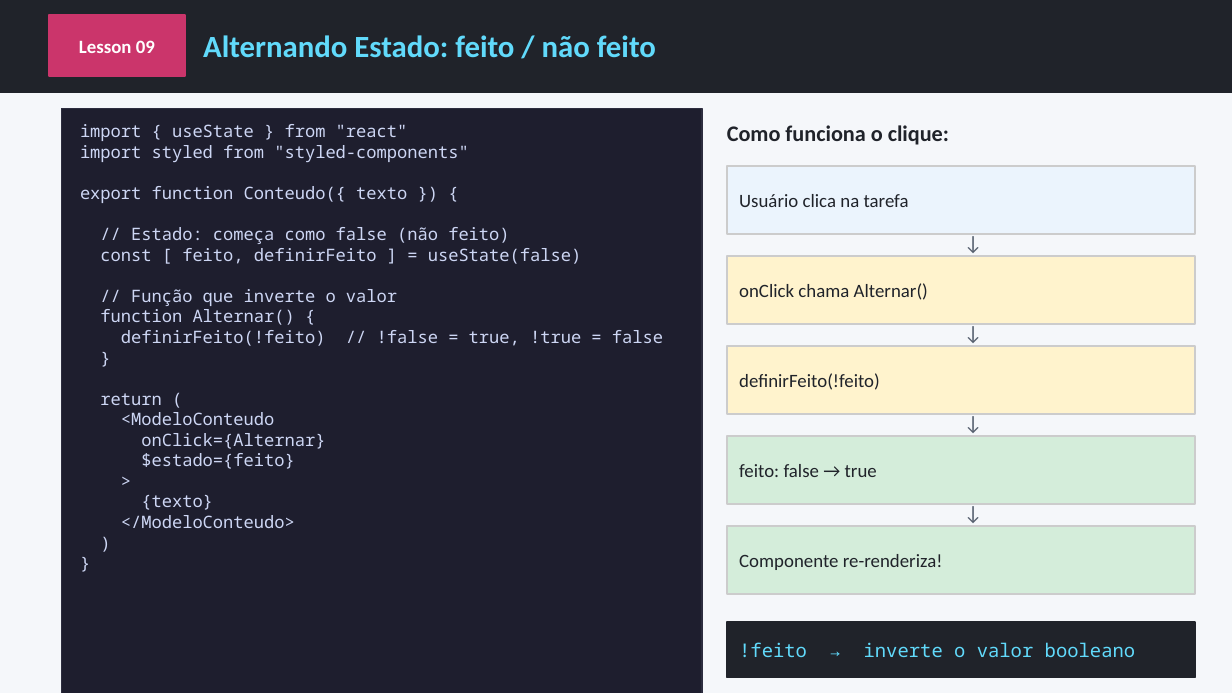
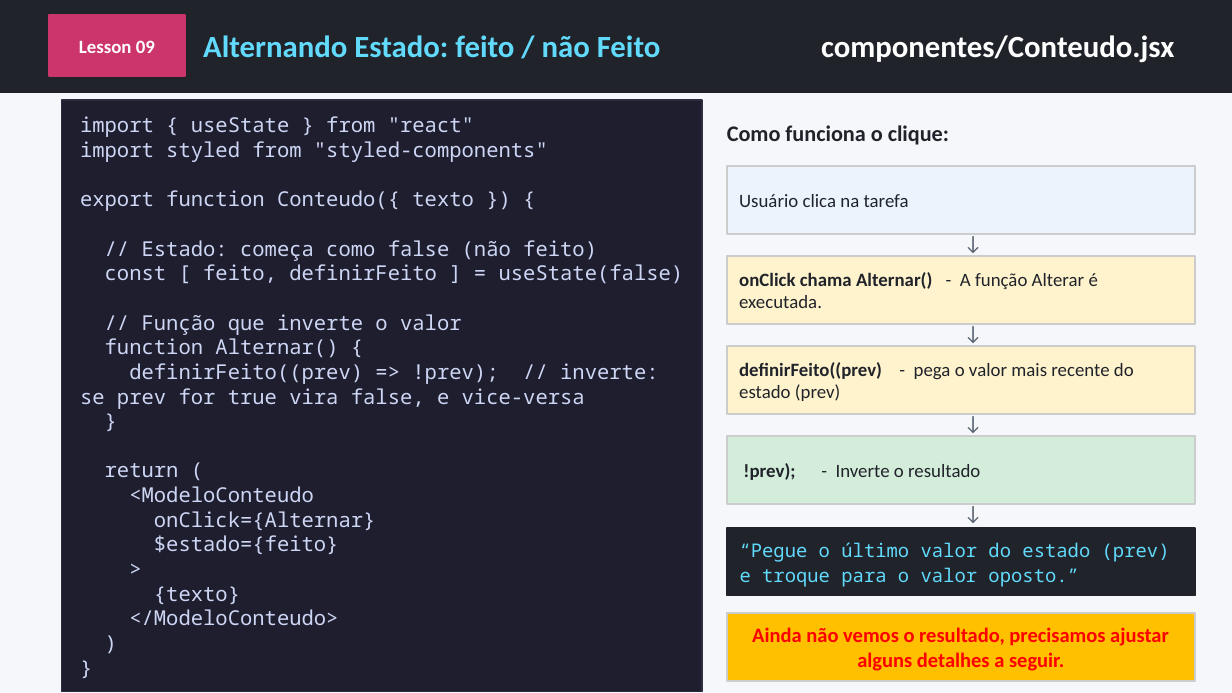
Before and after one commit to AlunosSuper/aula3React, a slide deck: slide 14 of react-aula3.pptx (slide 13 before the commit). Drawn at 1232x693 pixels with LibreOffice and Linux fonts; fonts in the diff are those of the drawing. Boxes give left, top, right and bottom in pixels: in the first picture for what was removed or moved away, otherwise in the second. Text is boxed around its words. In the diff, an @@ line names an element or a change of style, - is before the commit and + after.

```diff
--- a/react-aula3.pptx
+++ b/react-aula3.pptx
@@ text at [203,35,1174,63]: text changed @@
-Alternando Estado: feito / não feito
+Alternando Estado: feito / não Feito componentes/Conteudo.jsx
@@ rectangle: place and size @@
-rectangle at [62,108,702,693]
+rectangle at [62,100,702,691]
@@ text at [80,116,684,625]: size 10 to 12 pt in "import { useState } from "react"", "import styled from "styled-components"", "export function Conteudo({ texto }) {", "// Estado: começa como false (não feito)" and 13 more places @@
@@ text "import { useState } from ...": place and size @@
-text "import { useState } from ..." at [80,124,663,528]
+text "import { useState } from ..." at [80,116,684,625]
@@ text at [739,272,1098,308]: text changed @@
-onClick chama Alternar()
+onClick chama Alternar() - A função Alterar é executada.
@@ text at [80,363,658,409]: text changed; size 10 to 12 pt @@
-definirFeito(!feito) // !false = true, !true = false
+definirFeito((prev) => !prev); // inverte: se prev for true vira false, e vice-versa
@@ text at [739,362,1134,401]: text changed @@
-definirFeito(!feito)
+definirFeito((prev) - pega o valor mais recente do estado (prev)
@@ text at [743,463,980,480]: text changed @@
-feito: false → true
+!prev); - Inverte o resultado
@@ rectangle: place and size @@
-rectangle at [727,622,1195,678]
+rectangle at [727,527,1195,595]
@@ text at [740,542,1170,587]: text changed @@
-!feito → inverte o valor booleano
+“Pegue o último valor do estado (prev) e troque para o valor oposto.”
@@ rectangle: place and size @@
-rectangle at [727,526,1195,594]
+rectangle at [727,614,1195,681]
@@ rectangle at [727,614,1195,681]: fill #D4EDDA to #FFC000 @@
@@ text at [752,627,1169,671]: text changed; size 11 to 12 pt; text colour #20232A to #FF0000; bold on @@
-Componente re-renderiza!
+Ainda não vemos o resultado, precisamos ajustar alguns detalhes a seguir.
```
Also in this commit, not shown: 11 other slides changed, 1 slide added, 8 other files.
